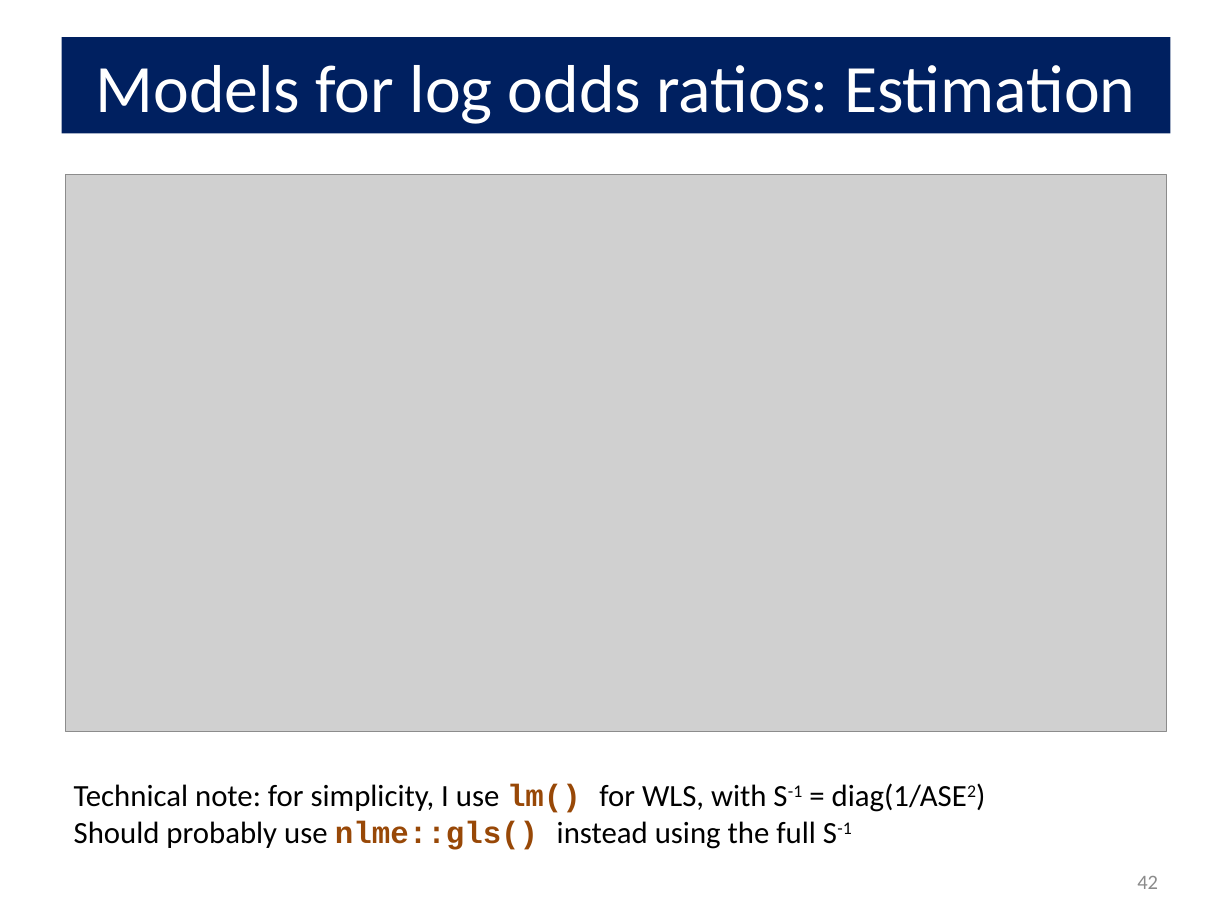
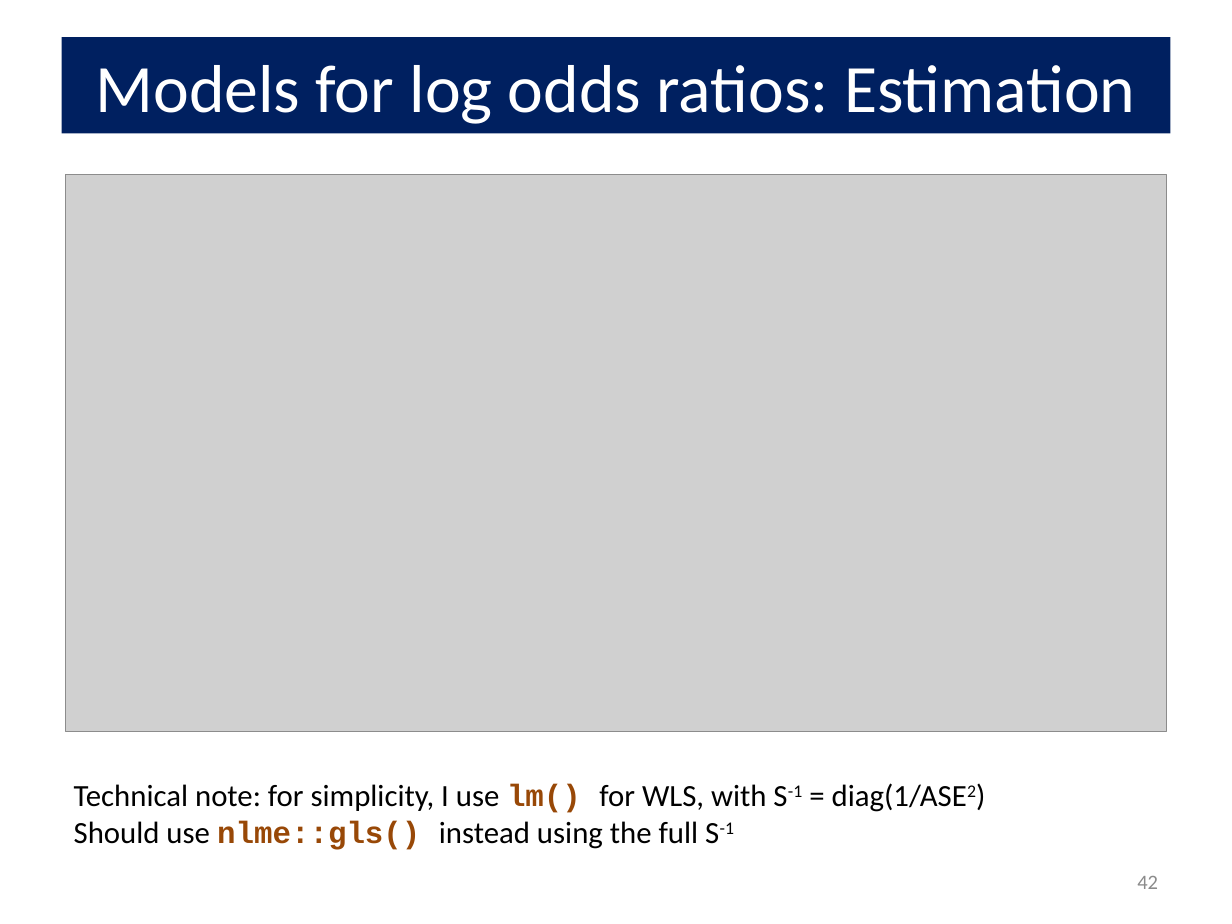
Before and after one commit to friendly/psy6136, a slide deck: slide 42 of lectures/10-Log-Odds.pptx. Drawn at 1232x924 pixels with LibreOffice and Linux fonts; fonts in the diff are those of the drawing; grey boxes stand for pictures. Boxes give left, top, right and bottom in pixels: in the first picture for what was removed or moved away, otherwise in the second. Text is boxed around its words. In the diff, an @@ line names an element or a change of style, - is before the commit and + after.

```diff
--- a/lectures/10-Log-Odds.pptx
+++ b/lectures/10-Log-Odds.pptx
@@ text at <box>74,821,734,850</box>: text changed @@
-Should probably use nlme::gls() instead using the full S-1
+Should use nlme::gls() instead using the full S-1
```
Also in this commit, not shown: 16 other slides changed, 15 other files.
